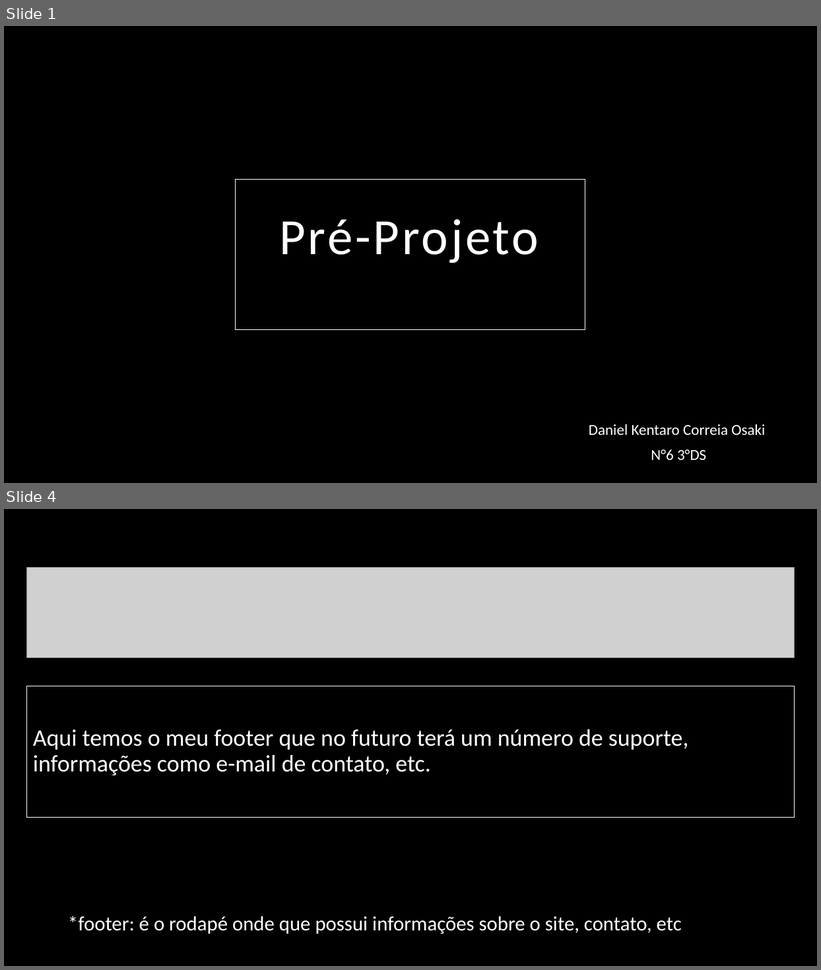
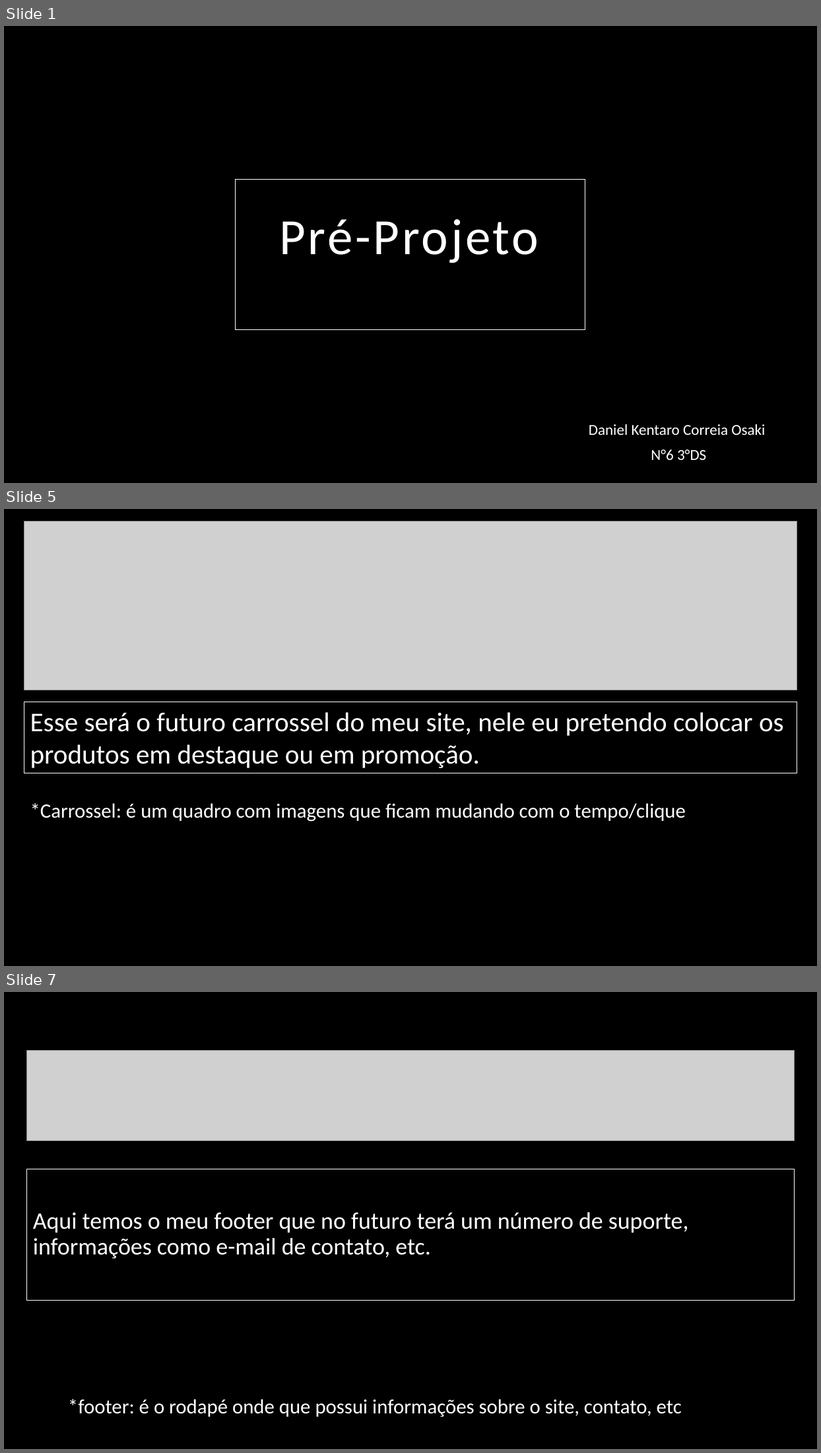
Before and after one commit to DANIELKENTARO/3-ano-analise, a slide deck: Pré-Projeto.pptx. Shown one above the other, each under a label of ours: slides 1 and 4 before the commit, slides 1, 5 and 7 after it; the slides between them are not shown. The pictures are 821x970 and 821x1453 pixels, drawn with LibreOffice and Linux fonts; fonts in the diff are those of the drawing; grey boxes stand for pictures. Boxes give left, top, right and bottom in pixels: in the first picture for what was removed or moved away, otherwise in the second. Text is boxed around its words. In the diff, an @@ line names an element or a change of style, - is before the commit and + after.

```diff
--- a/Pré-Projeto.pptx
+++ b/Pré-Projeto.pptx
@@ slide 5 added at <box>4,509,817,966</box>, background #000000 @@
@@ picture added at <box>24,521,797,690</box> @@
@@ rectangle added at <box>24,702,797,774</box>, outline #FFFFFF 0.75 pt, 32 pt, text #FFFFFF @@
+Esse será o futuro carrossel do meu site, nele eu pretendo colocar os produtos em destaque ou em promoção.
@@ text added at <box>30,803,685,822</box>, 24 pt, text #FFFFFF @@
+*Carrossel: é um quadro com imagens que ficam mudando com o tempo/clique
@@ what was slide 4 is now slide 7 @@
```
Also in this commit, not shown: 3 slides changed, 4 other slides added, 1 slide removed.
